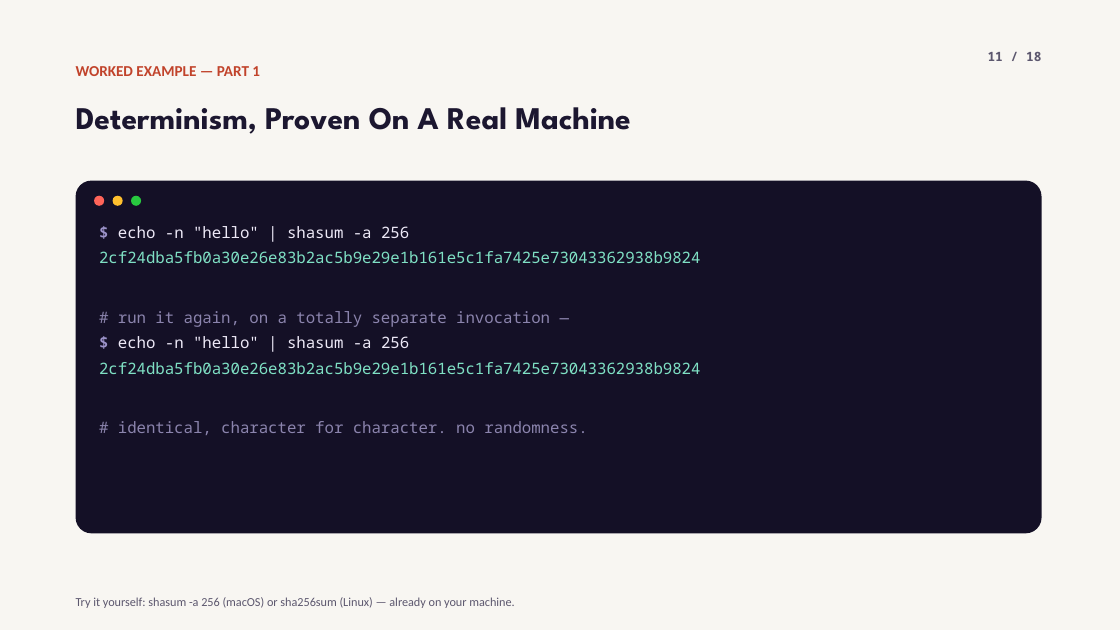
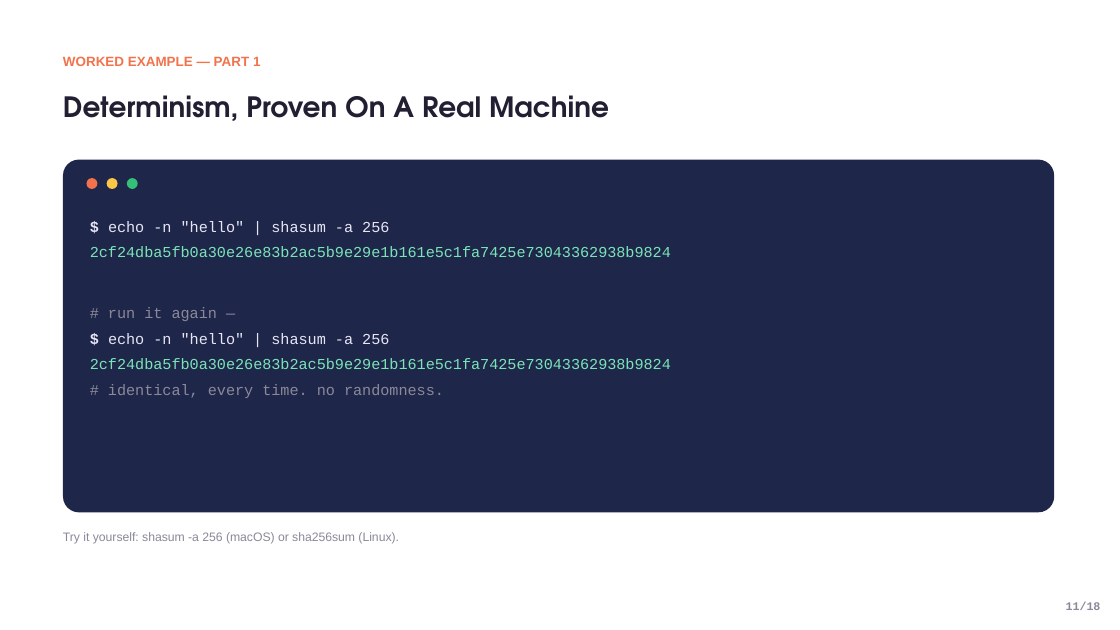
Before and after one commit to jadonamite/BlockchainCourse, a slide deck: slide 11 of curriculum/week-01/week1-topic-01-hashing.pptx. Drawn at 1120x630 pixels with LibreOffice and Linux fonts; fonts in the diff are those of the drawing. Boxes give left, top, right and bottom in pixels: in the first picture for what was removed or moved away, otherwise in the second. Text is boxed around its words. In the diff, an @@ line names an element or a change of style, - is before the commit and + after.

Commit message:
Rebuild Topic 01 deck to actually match the reference template
The previous decks used a dark terminal/dev-tool aesthetic invented
for this course instead of the referenced "Online Learning Platform"
template. This rebuilds Topic 01 (Hashing) from scratch as a real
component library matching the reference precisely: exact palette
(violet/yellow/green/coral), the squiggle ribbon motif, colored icon
cards, mentor-style photo cards, dashed timeline, stat blocks, and
CTA slides -- with real photos on nearly every slide instead of only
the divider. Code/terminal output is restyled into the reference's
own navy card color rather than a foreign dark theme.

Proof-of-concept on one topic before replicating to Topics 02-04.

```diff
--- a/curriculum/week-01/week1-topic-01-hashing.pptx
+++ b/curriculum/week-01/week1-topic-01-hashing.pptx
@@ rectangle removed at [0, 0, 1120, 630] @@
@@ text "WORKED EXAMPLE — PART 1": place and size @@
-text "WORKED EXAMPLE — PART 1" at [76, 66, 260, 76]
+text "WORKED EXAMPLE — PART 1" at [63, 56, 260, 66]
@@ text "WORKED EXAMPLE — PART 1" at [63, 56, 260, 66]: size 13 to 11.5 pt, font Calibri to Arial, text colour #C1432B to #F2734B @@
@@ text "Determinism, Proven On A Real ...": place and size @@
-text "Determinism, Proven On A Real ..." at [76, 107, 631, 134]
+text "Determinism, Proven On A Real ..." at [63, 95, 609, 121]
@@ text "Determinism, Proven On A Real ..." at [63, 95, 609, 121]: size 27 to 24 pt, font League Spartan to TeX Gyre Adventor, text colour #1C1730 to #221F33; line spacing 1.05 to 1.15 @@
@@ rounded rectangle: place and size @@
-rounded rectangle at [76, 181, 1042, 534]
+rounded rectangle at [63, 160, 1054, 513]
@@ rounded rectangle at [63, 160, 1054, 513]: fill #141026 to #1E2749 @@
@@ 3 ellipses: place and size @@
-3 ellipses at [94, 196, 141, 206]
+3 ellipses at [87, 178, 138, 189]
@@ ellipse at [87, 178, 97, 189]: fill #FF6459 to #F2734B @@
@@ ellipse at [107, 178, 118, 189]: fill #FFC02E to #FDC646 @@
@@ ellipse at [127, 178, 138, 189]: fill #28C93F to #35C078 @@
@@ text "$ echo -n "hello" | ...": place and size @@
-text "$ echo -n "hello" | ..." at [118, 226, 587, 435]
+text "$ echo -n "hello" | ..." at [108, 221, 444, 398]
@@ text at [108, 221, 389, 344]: size 13.5 to 13 pt, font Noto Sans Mono to Courier New in "$ echo -n "hello" | shasum -a ...", "2cf24dba5fb0a30e26e83b2ac5b9e29e1b161e5c1fa7425e73043362938b ...", "$ echo -n "hello" | shasum -a ...", "2cf24dba5fb0a30e26e83b2ac5b9e29e1b161e5c1fa7425e73043362938b ..."; text colour #9C93C9 to #E7E4F5 in "$", "$"; text colour #EDE9F7 to #E7E4F5 in "echo -n "hello" | shasum -a 256", "echo -n "hello" | shasum -a 256"; text colour #7FE0C4 to #7AE3B8 in "2cf24dba5fb0a30e26e83b2ac5b9e29e1b161e5c1fa7425e73043362938b ...", "2cf24dba5fb0a30e26e83b2ac5b9e29e1b161e5c1fa7425e73043362938b ..."; line spacing 1.35 to 1.4 @@
@@ text at [108, 307, 217, 321]: text changed; size 13.5 to 13 pt; font Noto Sans Mono to Courier New; text colour #8B84AD to #8B8899 @@
-# run it again, on a totally separate invocation —
+# run it again —
@@ text at [108, 384, 444, 398]: text changed; size 13.5 to 13 pt; font Noto Sans Mono to Courier New; text colour #8B84AD to #8B8899 @@
-# identical, character for character. no randomness.
+# identical, every time. no randomness.
@@ text at [63, 532, 399, 544]: text changed; font Calibri to Arial; text colour #5C576E to #8B8899 @@
-Try it yourself: shasum -a 256 (macOS) or sha256sum (Linux) — already on your machine.
+Try it yourself: shasum -a 256 (macOS) or sha256sum (Linux).
@@ text at [1066, 601, 1101, 610]: text changed; size 11 to 10 pt; font Noto Sans Mono to Courier New; text colour #5C576E to #8B8899 @@
-11 / 18
+11/18
```
Also in this commit, not shown: 16 other slides changed, 1 slide added, 1 slide removed.
